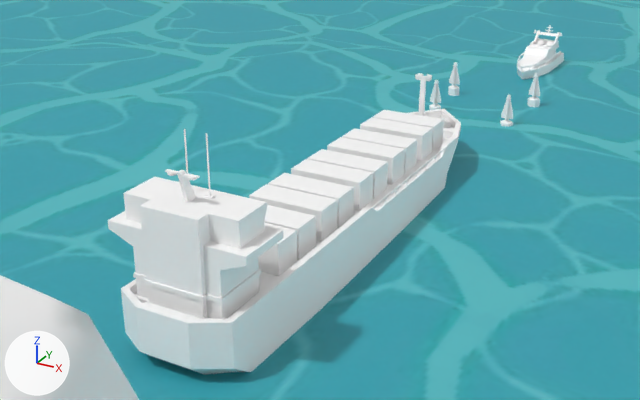
What one commit did to the FBX model Unity/Assets/Resources/Meshs/ChangJing/changjing7_2.fbx.
Before and after are seen from a 50 mm camera at (35.0, -67.2, 36.9) aimed at (-9.2, 13.0, -3.2). Arrows for +X, +Y and +Z are at lower left; the lights stay in place. Where no turn or scale is listed for an object, it has been applied to the vertices.

In view in the first picture: 'DaHuoLun1', 'FuPiao_Green1', 'FuPiao_Green2', 'FuPiao_Green4', 'FuPiao_Green7', 'KuaiTing14', 'changjing_7_2'.
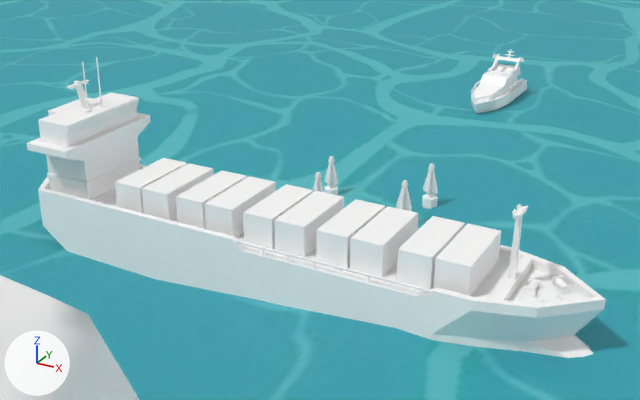
Changed parts and their boxes [x1, y1, x2, y2] in the pictures (640 x 400 px):
'DaHuoLun1', mesh turned, moved: before [108, 73, 461, 375]; after [26, 57, 606, 358]
'KuaiTing14', moved: before [517, 25, 564, 79]; after [471, 49, 527, 113]
'FuPiao_Green7', moved: before [527, 73, 540, 107]; after [422, 163, 438, 209]
'FuPiao_Green4', moved: before [448, 62, 460, 96]; after [324, 156, 338, 195]
'FuPiao_Green1', moved: before [500, 94, 513, 127]; after [396, 180, 412, 211]
'FuPiao_Green2', moved: before [429, 80, 441, 110]; after [313, 172, 324, 192]

What the commit changed:
me_mesh_001 has 1225 vertices, 1097 faces and spans x -5.8..5.8, y -26.4..26.4, z -9.6..9.6.
me_mesh_001 is used by ob_dahuolun1; location (0.11, 0.0, 7.44).
me_mesh_001 part 1: the whole mesh is turned -90 degrees about the z axis through its middle.
Object 'DaHuoLun1' (ob_dahuolun1) moves from (0.11, 0.0, 7.44) to (0.11, -8.26, 6.67).
Object 'FuPiao_Green7' (ob_fupiao_green7) moves from (5.19, 45.74, 3.0) to (5.19, 9.79, 2.52).
Object 'FuPiao_Green4' (ob_fupiao_green4) moves from (-6.04, 45.74, 3.0) to (-6.04, 9.79, 1.22).
Object 'KuaiTing14' (ob_kuaiting14) moves from (0.0, 65.0, 2.79) to (0.0, 45.08, 3.39).
Object 'FuPiao_Green2' (ob_fupiao_green2) moves from (-5.33, 37.12, 2.79) to (-5.33, 5.64, 1.08).
Object 'FuPiao_Green1' (ob_fupiao_green1) moves from (4.68, 35.91, 2.58) to (4.68, 4.43, 2.58).
